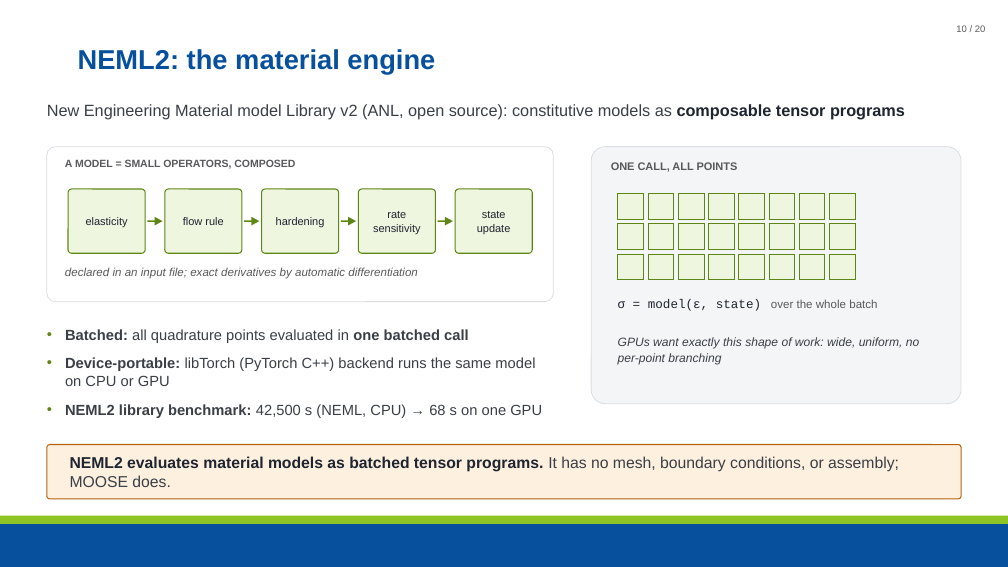
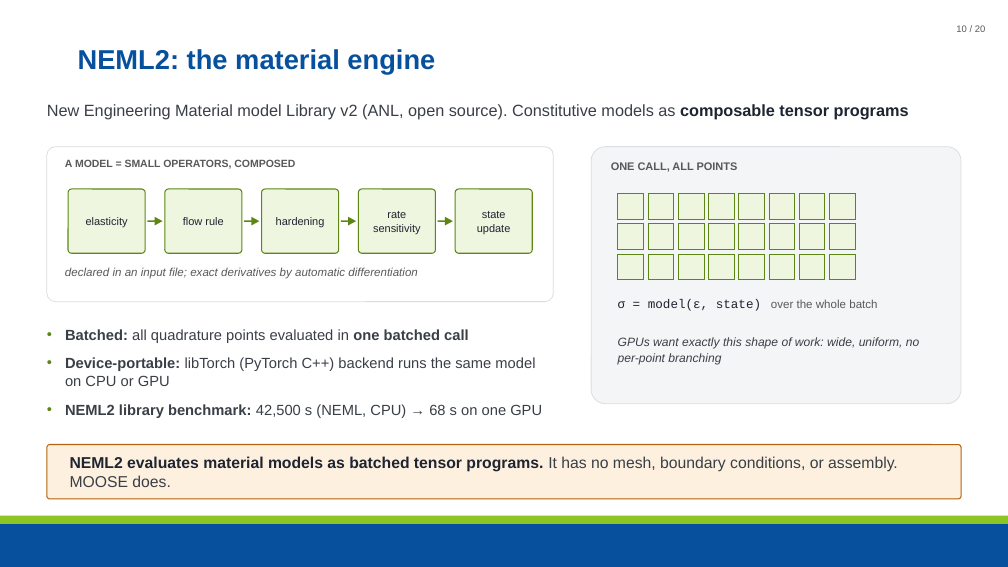
Before and after one commit to maxnezdyur/marlin, a slide deck: slide 10 of examples/impact/slide_assets/WCCM_NEML2_explicit_dynamics_v2.pptx. Drawn at 1008x567 pixels with LibreOffice and Linux fonts; fonts in the diff are those of the drawing; background and template pictures are left out. Boxes give left, top, right and bottom in pixels: in the first picture for what was removed or moved away, otherwise in the second. Text is boxed around its words. In the diff, an @@ line names an element or a change of style, - is before the commit and + after.

```diff
--- a/examples/impact/slide_assets/WCCM_NEML2_explicit_dynamics_v2.pptx
+++ b/examples/impact/slide_assets/WCCM_NEML2_explicit_dynamics_v2.pptx
@@ text at [47, 104, 909, 119]: text changed @@
-New Engineering Material model Library v2 (ANL, open source): constitutive models as composable tensor programs
+New Engineering Material model Library v2 (ANL, open source). Constitutive models as composable tensor programs
@@ text at [70, 456, 898, 487]: text changed @@
-NEML2 evaluates material models as batched tensor programs. It has no mesh, boundary conditions, or assembly; MOOSE does.
+NEML2 evaluates material models as batched tensor programs. It has no mesh, boundary conditions, or assembly. MOOSE does.
```
Also in this commit, not shown: 13 other slides changed, 1 other file.
